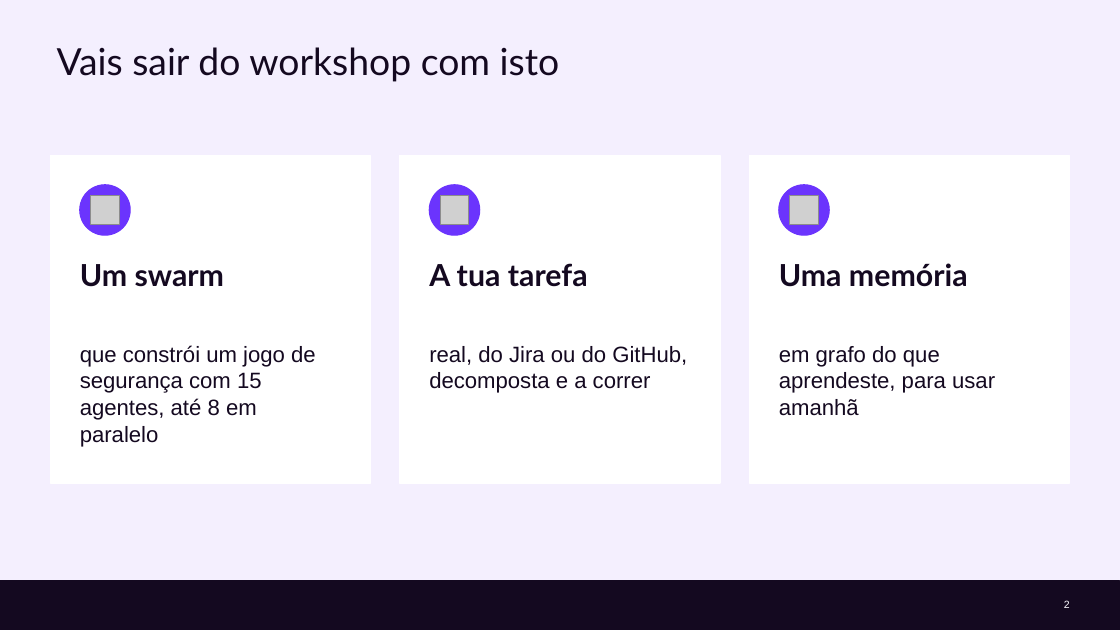
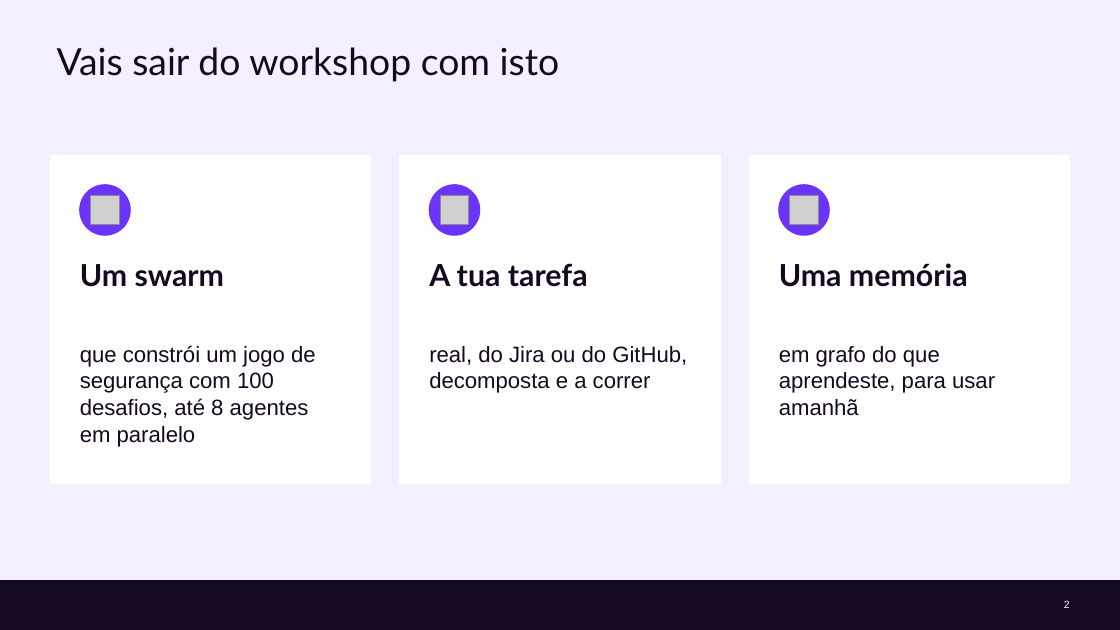
Before and after one commit to cx-guilherme-pinto/workshop-claude, a slide deck: slide 2 of slides/workshop.pptx. Drawn at 1120x630 pixels with LibreOffice and Linux fonts; fonts in the diff are those of the drawing; grey boxes stand for pictures; background and template pictures are left out. Boxes give left, top, right and bottom in pixels: in the first picture for what was removed or moved away, otherwise in the second. Text is boxed around its words. In the diff, an @@ line names an element or a change of style, - is before the commit and + after.

```diff
--- a/slides/workshop.pptx
+++ b/slides/workshop.pptx
@@ text at [80, 345, 316, 447]: text changed @@
-que constrói um jogo de segurança com 15 agentes, até 8 em paralelo
+que constrói um jogo de segurança com 100 desafios, até 8 agentes em paralelo
```
Also in this commit, not shown: 12 other slides changed, 52 other files.
